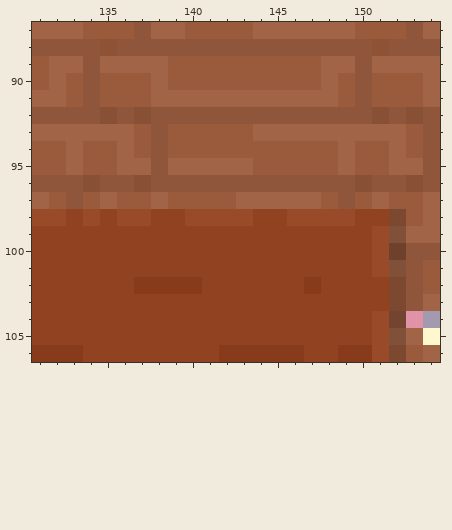
One commit to this pixel-art file: AutumnForestSource/Assets/InternalAssets/Sprites/Catscene/MafiaHouse.aseprite. Above is the file before it was changed.
240x240 pixels, 1 frame. Colours within 5 levels of each other are drawn and written as one. Shown: x 131..154, y 87..106. The commit also changed other parts of the picture, which this record leaves out.
Once edited:
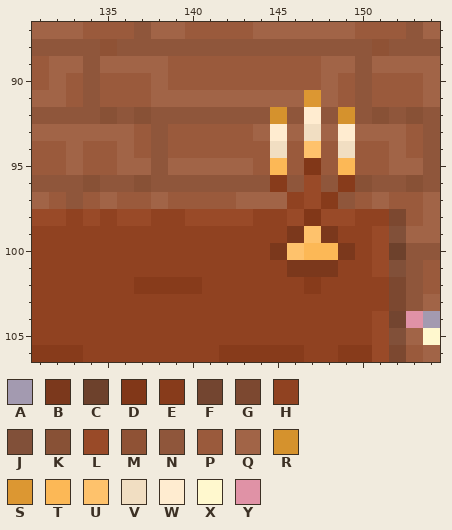
Palette (. is transparent): A #a39ab0  B #7b381c  C #6d412c  D #813718  E #873b1b  F #734530  G #7c4830  H #904221  J #815039  K #885136  L #994a28  M #8f5235  N #8f563b  P #9a5a3c  Q #a16447  R #d5922d  S #dc9732  T #fcb856  U #fec26c  V #f1dec2  W #ffecd0  X #fff8ce  Y #e092a6
Difference:
Layer "Furniture":
Colour H gives way to colour B in row 99 at x 146 and 148; in row 100 at x 145 and 149; in row 101 at x 146 to 148.
Colour L gives way to colour D in row 98 at x 147.
Colour P gives way to colour D in row 95 at x 147.
Colour N gives way to colour E in row 96 at x 145 and 149.
Colour P gives way to colour E in row 97 at x 148.
Colour Q gives way to colour H in row 97 at x 146.
Colour N gives way to colour L in row 96 at x 147.
Colour Q gives way to colour L in row 97 at x 147.
Colour N gives way to colour R in row 92 at x 145 and 149.
Colour Q gives way to colour S in row 91 at x 147.
Colour H gives way to colour T in row 100 at x 147 to 148.
Colour P gives way to colour T in row 95 at x 145.
Colour Q gives way to colour T in row 95 at x 149.
Colour H gives way to colour U in row 99 at x 147; in row 100 at x 146.
Colour P gives way to colour U in row 94 at x 147.
Colour P gives way to colour V in row 94 at x 145.
Colour Q gives way to colour V in row 93 at x 147; in row 94 at x 149.
Colour N gives way to colour W in row 92 at x 147.
Colour Q gives way to colour W in row 93 at x 145 and 149.
Boxes around the changes in both pictures, in picture pixels (x1, y1, x2, y2):
changed: (270, 90, 355, 277)
